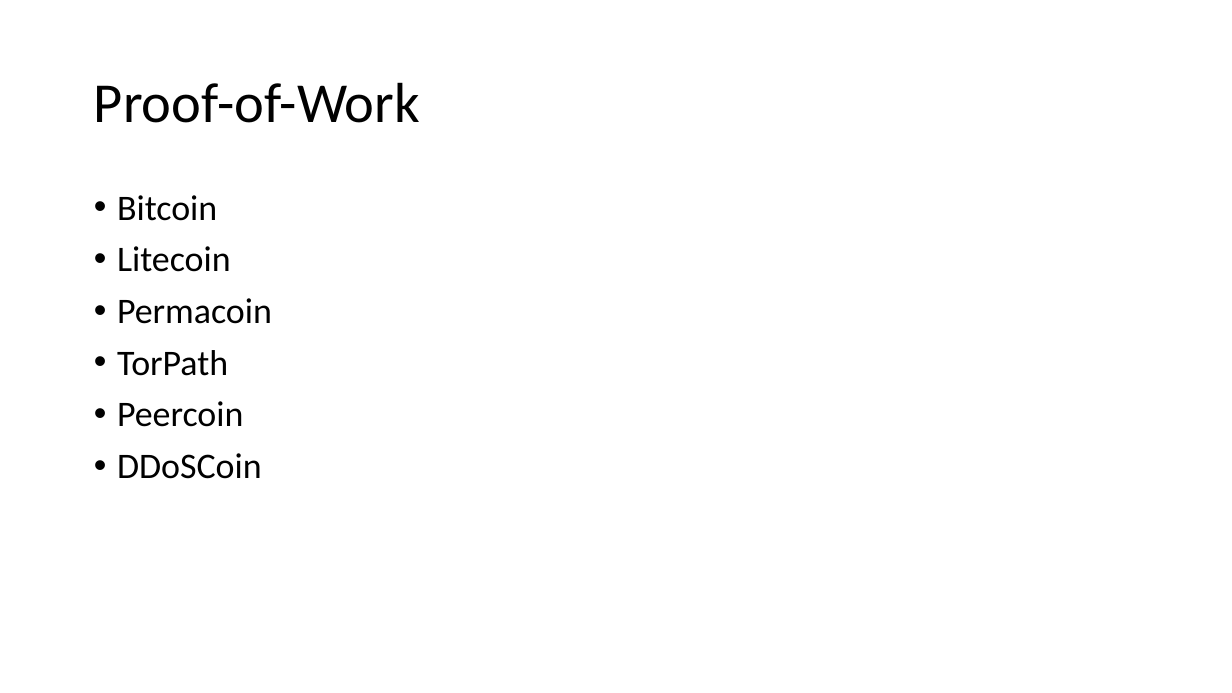
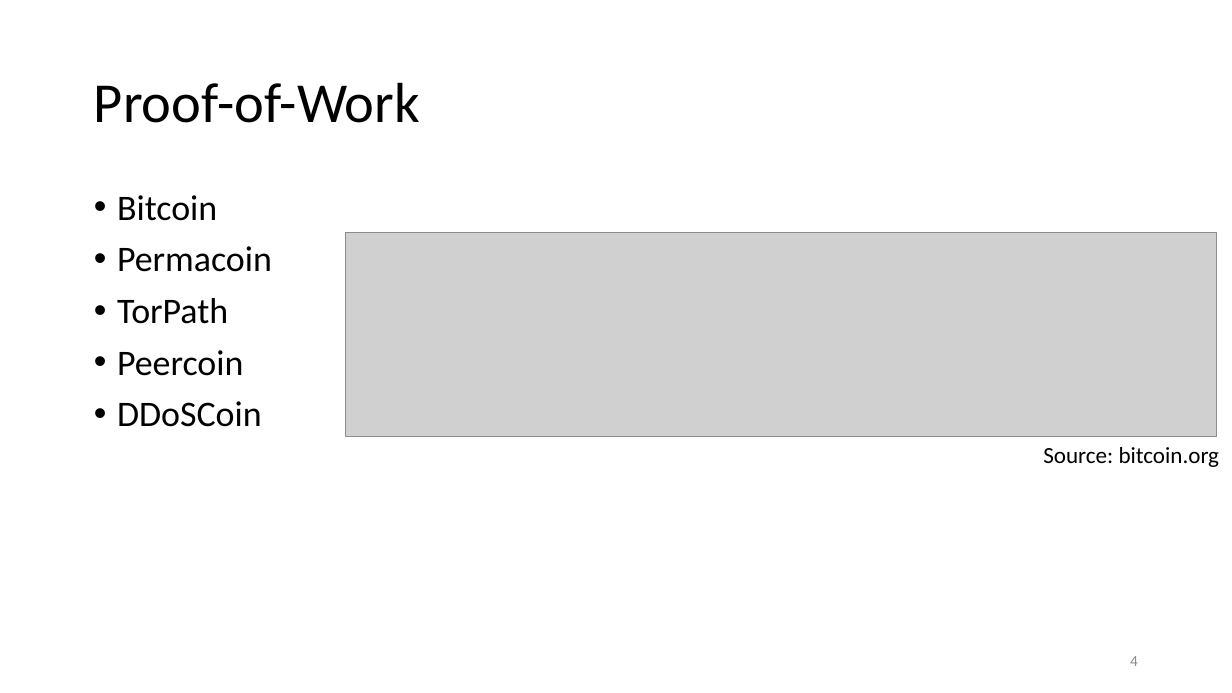
Before and after one commit to ewust/DDoSCoin, a slide deck: slide 4 of presentation/DDoSCoin.pptx. Drawn at 1232x693 pixels with LibreOffice and Linux fonts; fonts in the diff are those of the drawing; grey boxes stand for pictures. Boxes give left, top, right and bottom in pixels: in the first picture for what was removed or moved away, otherwise in the second. Text is boxed around its words. In the diff, an @@ line names an element or a change of style, - is before the commit and + after.

```diff
--- a/presentation/DDoSCoin.pptx
+++ b/presentation/DDoSCoin.pptx
@@ picture added at [346, 232, 1217, 436] @@
@@ text at [117, 246, 231, 272]: paragraph removed @@
-• Litecoin
@@ text added at [1043, 447, 1220, 467], 18 pt, text #000000 @@
+Source: bitcoin.org
@@ page number added at [1130, 656, 1138, 666], 12 pt, text #8C8C8C @@
+4
```
Also in this commit, not shown: 15 other slides changed, 2 slides added, 1 slide removed.
